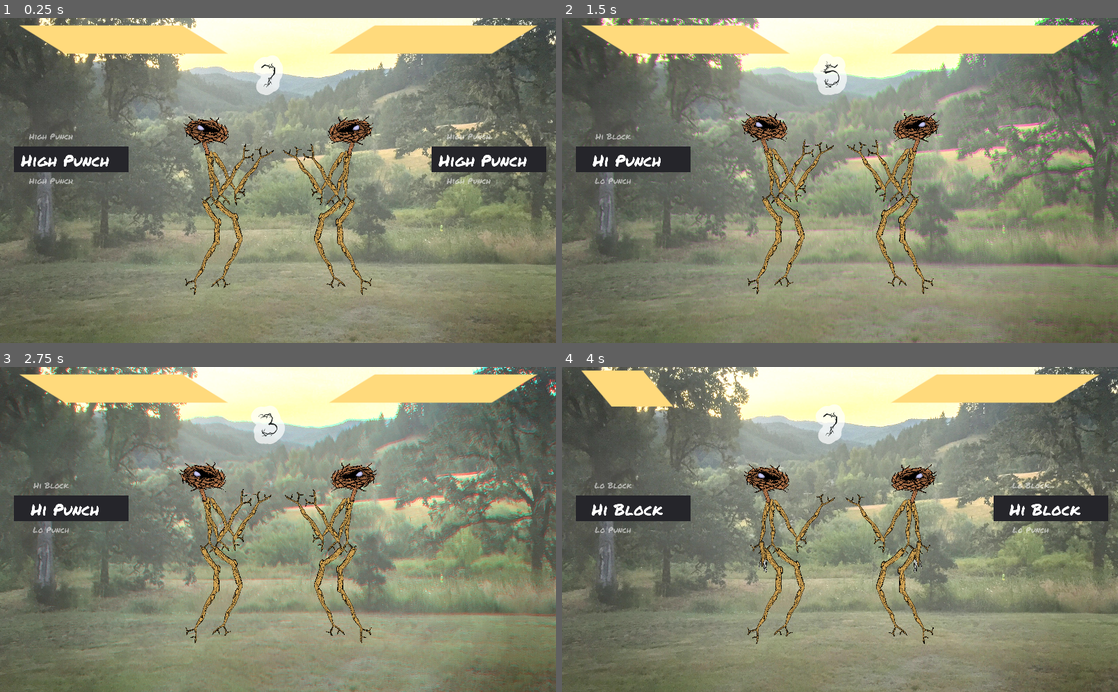
Above: before the commit, frames 1-4 (two rows, left to right).
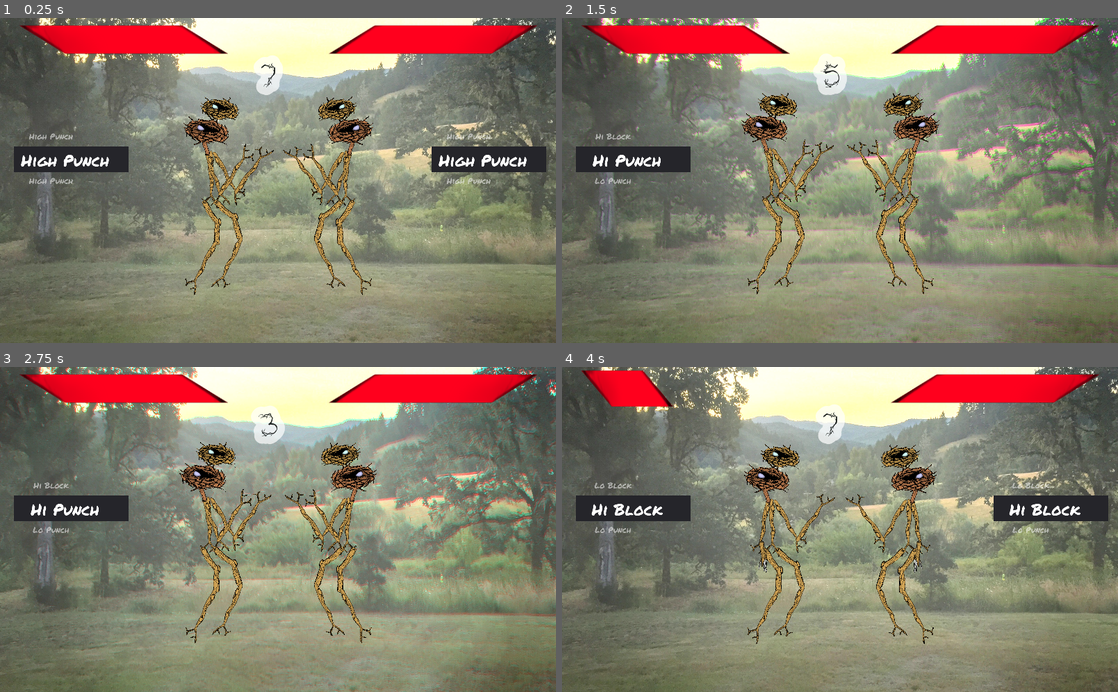
Above: after the commit, the same moments.

Repository: thesage1014/pigsSSJomt
Game: Godot game, scene res://sticky.tscn
The game is run twice, just before and just after one commit, with the same random seed, the same clock (stepped at 60 frames per second) and the same inputs.
Inputs:
- Up to frame 1 (0.25 s): no input
- Up to frame 2 (1.5 s): hold Left (p1_a) 0.53-1.28 s; tap Up (p1_b) at 1.35 s
- Up to frame 3 (2.75 s): hold Down (p1_c) from 2.03 s (still down)
- Up to frame 4 (4 s): release Down (p1_c) at 2.78 s; tap A (p2_a) at 2.85 s; hold E (p2_b) from 3.53 s (still down)

The runs differ from the first frame. In frame 1, 6.0% of the frame differs, in the area x 3-97%, y 2-32%; in frame 2, 6.0%, in the area x 3-97%, y 2-31%; in frame 3, 6.0%; in frame 4, 4.6%.

Commit message:
recolorable health bar

Diff:
--- a/Fighter.tscn
+++ b/Fighter.tscn
@@ -1,7 +1,7 @@
 [gd_scene load_steps=29 format=2]
 
 [ext_resource path="res://scripts/Fighter1.gd" type="Script" id=1]
-[ext_resource path="res://assets/healthBar.png" type="Texture" id=2]
+[ext_resource path="res://assets/healthBar2.png" type="Texture" id=2]
 [ext_resource path="res://AttackRoller.tscn" type="PackedScene" id=3]
 [ext_resource path="res://AnimationPlayer.tscn" type="PackedScene" id=4]
 [ext_resource path="res://assets/audio/sfx/hit_1.ogg" type="AudioStream" id=5]
@@ -1374,6 +1374,7 @@
 script = ExtResource( 1 )
 
 [node name="HealthBar" type="NinePatchRect" parent="."]
+modulate = Color( 1, 0, 0.113725, 1 )
 margin_left = -1071.0
 margin_top = -805.0
 margin_right = -301.0
@@ -1575,7 +1576,6 @@
 }
 
 [node name="Brd" type="Sprite" parent="Skeleton/Torso/neck/head"]
-modulate = Color( 1, 1, 1, 0 )
 position = Vector2( -2922.3, -4345.25 )
 rotation = 0.0665402
 scale = Vector2( 0.850926, 0.850926 )
Binary file added: assets/healthBar2.png
Not shown, added: assets/healthBar2.png.import
